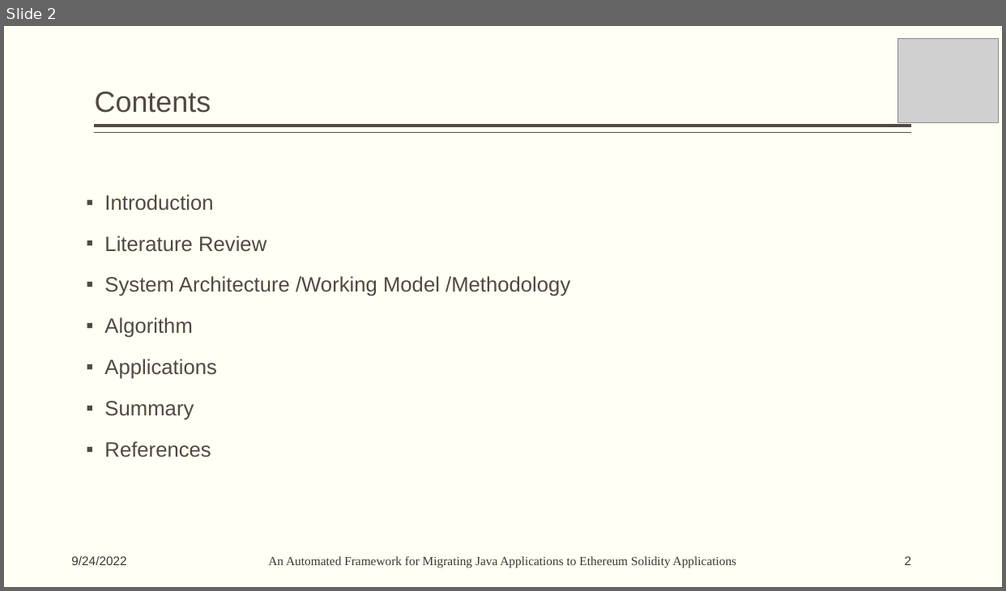
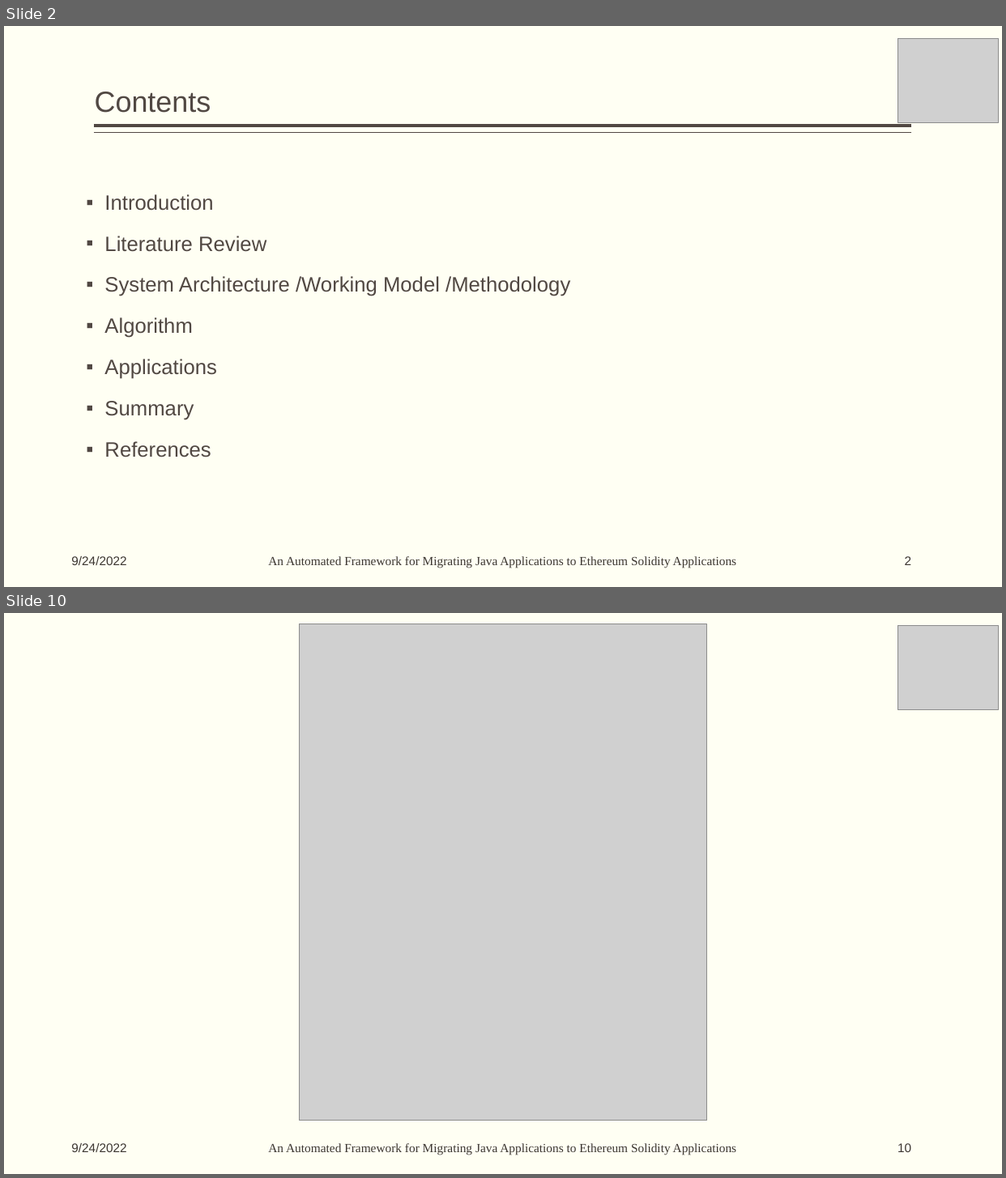
Before and after one commit to sanketshirsath226/College-Practical, a slide deck: Seminar/Seminar_Presentations.pptx. Shown one above the other, each under a label of ours: slide 2 before the commit, slides 2 and 10 after it; the slides between them are not shown. The pictures are 1006x591 and 1006x1178 pixels, drawn with LibreOffice and Linux fonts; fonts in the diff are those of the drawing; grey boxes stand for pictures. Boxes give left, top, right and bottom in pixels: in the first picture for what was removed or moved away, otherwise in the second. Text is boxed around its words. In the diff, an @@ line names an element or a change of style, - is before the commit and + after.

```diff
--- a/Seminar/Seminar_Presentations.pptx
+++ b/Seminar/Seminar_Presentations.pptx
@@ slide 10 added at (4, 613, 1002, 1174), background #FFFFF3 @@
@@ picture added at (299, 624, 707, 1122) @@
@@ picture added at (898, 625, 999, 709) @@
@@ text added at (71, 1144, 126, 1152), 12 pt, text #3C3632 @@
+9/24/2022
@@ text added at (268, 1144, 736, 1156), 12 pt, text #3C3632 @@
+An Automated Framework for Migrating Java Applications to Ethereum Solidity Applications
@@ page number added at (897, 1144, 911, 1152), 12 pt, text #3C3632 @@
+10
```
Also in this commit, not shown: 12 slides changed, 1 other slide added, 1 slide removed, 2 other files.
